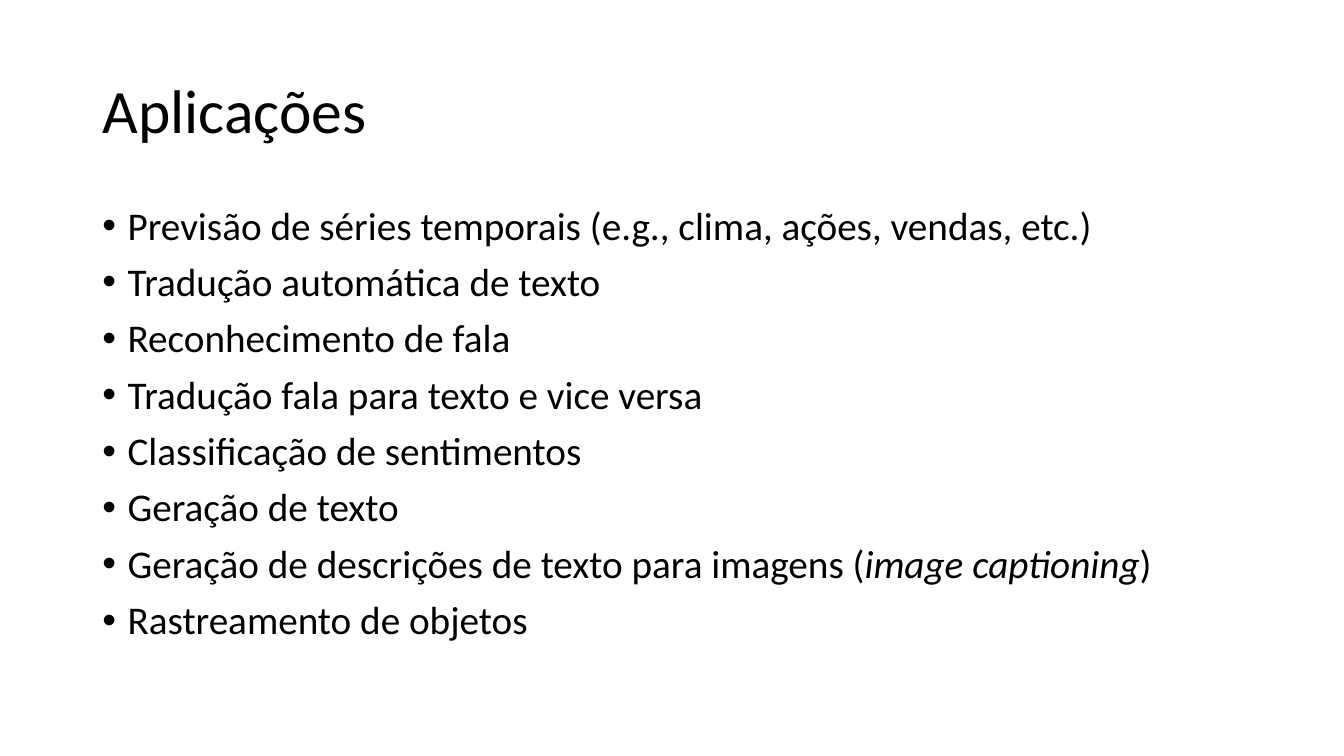
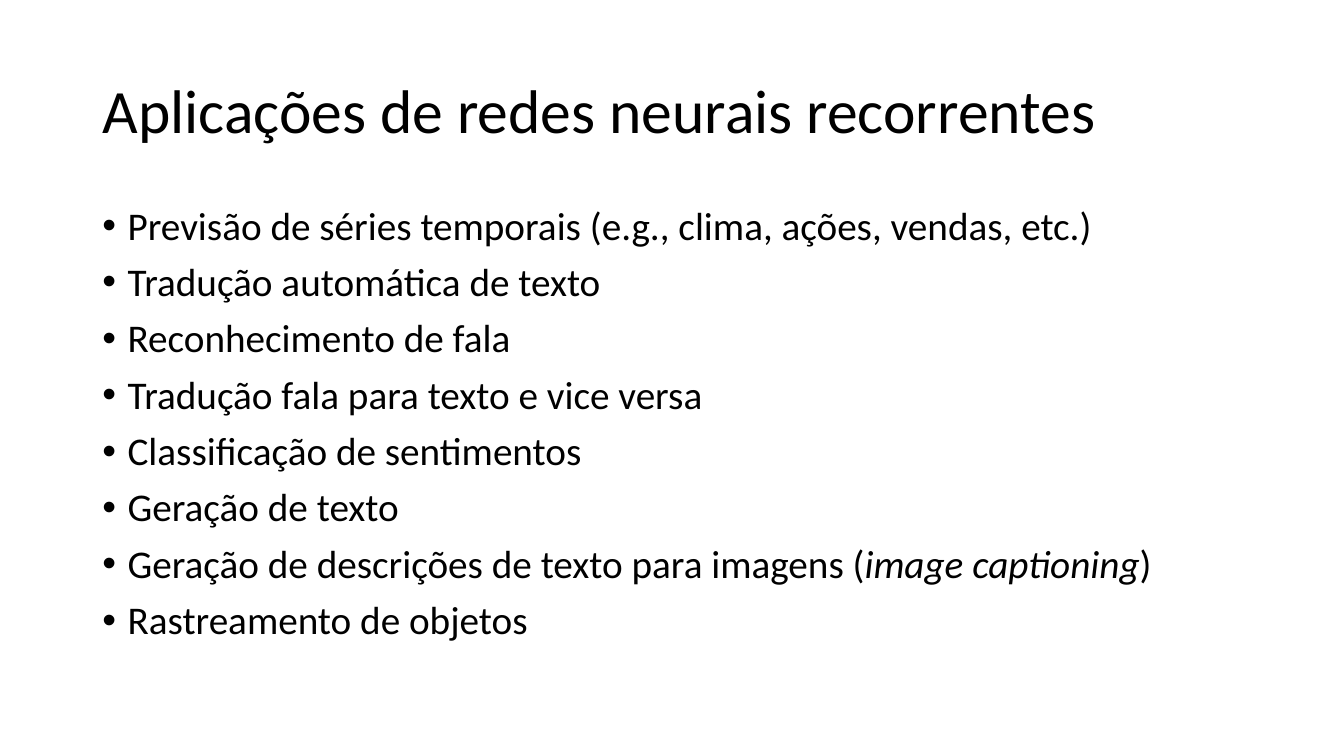
Before and after one commit to zz4fap/c24_inteligencia_artificial, a slide deck: slide 6 of slides/C24_RNN.pptx (slide 3 before the commit). Drawn at 1344x756 pixels with LibreOffice and Linux fonts; fonts in the diff are those of the drawing. Boxes give left, top, right and bottom in pixels: in the first picture for what was removed or moved away, otherwise in the second. Text is boxed around its words. In the diff, an @@ line names an element or a change of style, - is before the commit and + after.

```diff
--- a/slides/C24_RNN.pptx
+++ b/slides/C24_RNN.pptx
@@ title at (x1=102, y1=90, x2=1096, y2=144): text changed @@
-Aplicações
+Aplicações de redes neurais recorrentes
```
Also in this commit, not shown: 3 other slides changed, 1 slide added.
